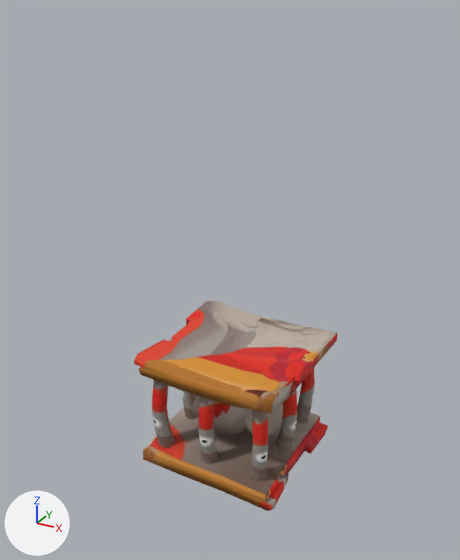
A saved change to the glTF model public/r/3d/minis/angry-chickens.glb.
Rendered twice from a 50 mm camera at (2.07, -3.89, 3.48) aimed at (-0.03, -0.07, 1.57). Arrows for +X, +Y and +Z are at lower left; the lights stay in place. The older version comes first. Vertices at exactly the same position are counted once.

In view in the first picture: 'angry-chickens'.
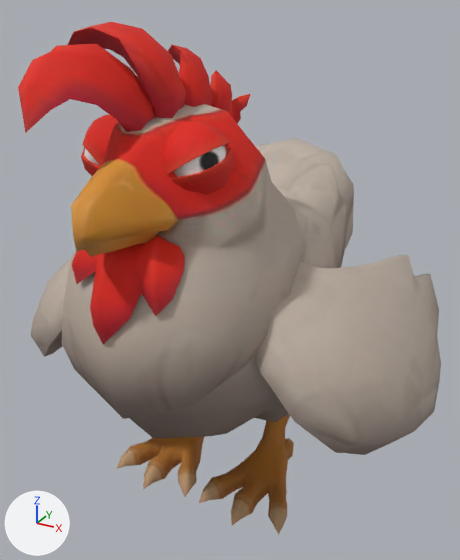
Changed parts and their boxes [x1, y1, x2, y2] in the pictures (460 x 560 px; the box of a moved part takes in the faces that stretch with it):
'angry-chickens', reshaped (108% wider, 143% taller)
    before: [134, 301, 337, 511]
    after: [18, 22, 441, 534]
part 1 of me_angry_chickens, moved or reshaped
    before: [213, 401, 249, 435]
    after: [61, 104, 354, 534]
part 2 of me_angry_chickens, moved or reshaped (not visible before)
    after: [163, 122, 230, 174]
part 3 of me_angry_chickens, moved or reshaped (not visible before)
    after: [82, 115, 117, 165]
part 4 of me_angry_chickens, moved or reshaped
    before: [214, 403, 230, 418]
    after: [72, 235, 185, 344]
part 5 of me_angry_chickens, moved or reshaped (not visible before)
    after: [68, 22, 186, 118]
part 6 of me_angry_chickens, moved or reshaped
    before: [243, 403, 283, 437]
    after: [253, 255, 441, 455]
part 7 of me_angry_chickens, moved or reshaped (mostly hidden before)
    before: [192, 396, 200, 417]
    after: [31, 255, 73, 357]
part 8 of me_angry_chickens, moved or reshaped (not visible before)
    after: [171, 148, 234, 195]
part 9 of me_angry_chickens, moved or reshaped (not visible before)
    after: [81, 149, 99, 176]
part 10 of me_angry_chickens, moved or reshaped (not visible before)
    after: [18, 44, 155, 133]
part 11 of me_angry_chickens, moved or reshaped (not visible before)
    after: [168, 44, 212, 107]
part 12 of me_angry_chickens, moved or reshaped (not visible before)
    after: [210, 70, 232, 113]
part 13 of me_angry_chickens, moved or reshaped (not visible before)
    after: [229, 94, 250, 124]
part 14 of me_angry_chickens, moved or reshaped (not visible before)
    after: [84, 232, 158, 257]
part 15 of me_angry_chickens, moved or reshaped (not visible before)
    after: [84, 147, 100, 165]
part 16 of me_angry_chickens, moved or reshaped (not visible before)
    after: [174, 145, 227, 177]
part 17 of me_angry_chickens, deleted
    before: [134, 301, 337, 511]

Diff of the bpy script that builds the scene:
```diff
--- a/public/r/3d/minis/angry-chickens.glb.py
+++ b/public/r/3d/minis/angry-chickens.glb.py
@@ me_angry_chickens @@
-me_angry_chickens.from_pydata(...)  # 1416 vertices, 2567 faces; spans x -0.633..0.633, y -0.574..0.574, z 0.0..1.015
-me_angry_chickens.materials.append(mat_angry_chickens_mat)  # picture img_image_0
+me_angry_chickens.from_pydata(...)  # 950 vertices, 1771 faces; spans x -1.561..1.561, y -1.7..1.7, z 0.0..3.372
+# me_angry_chickens part 1: the loose piece of 400 vertices spanning x -0.217..0.187, y -0.365..0.492, z 0.046..0.797 is multiplied about its middle by the matrix ((3.963, 0.0, 0.0), (0.0, 3.963, 0.0), (0.0, 0.0, 3.963)), then moved by (0.015, -0.064, 1.067), in mat_angrychickens_model_mat (picture img_image_0)
+# me_angry_chickens part 2: the loose piece of 33 vertices spanning x -0.002..0.096, y -0.24..-0.134, z 0.694..0.775 is scaled about its middle by 3.96, then moved by (0.198, -0.806, 1.995), in mat_angrychickens_model_mat (picture img_image_0)
+# me_angry_chickens part 3: the loose piece of 33 vertices spanning x -0.126..-0.028, y -0.24..-0.134, z 0.694..0.775 is scaled about its middle by 3.96, then moved by (-0.168, -0.806, 1.995), in mat_angrychickens_model_mat (picture img_image_0)
+# me_angry_chickens part 4: the loose piece of 39 vertices spanning x -0.101..0.071, y -0.344..-0.207, z 0.49..0.635 is scaled about its middle by 3.96, then moved by (0.014, -1.069, 1.485), in mat_angrychickens_model_mat (picture img_image_0)
+# me_angry_chickens part 5: the loose piece of 35 vertices spanning x -0.158..0.032, y -0.229..-0.12, z 0.754..0.897 is scaled about its middle by 3.96, then moved by (-0.128, -0.768, 2.264), in mat_angrychickens_model_mat (picture img_image_0)
+# me_angry_chickens part 6: the loose piece of 58 vertices spanning x 0.06..0.379, y -0.203..0.316, z 0.264..0.557 is scaled about its middle by 3.96, then moved by (0.71, -0.084, 1.034), in mat_angrychickens_model_mat (picture img_image_0)
+# me_angry_chickens part 7: the loose piece of 58 vertices spanning x -0.409..-0.09, y -0.203..0.316, z 0.264..0.557 is scaled about its middle by 3.96, then moved by (-0.68, -0.084, 1.034), in mat_angrychickens_model_mat (picture img_image_0)
+# me_angry_chickens part 8: the loose piece of 33 vertices spanning x -0.002..0.103, y -0.239..-0.134, z 0.668..0.738 is scaled about its middle by 3.96, then moved by (0.21, -0.804, 1.902), in mat_angrychickens_model_mat (picture img_image_0)
+# me_angry_chickens part 9: the loose piece of 33 vertices spanning x -0.133..-0.028, y -0.239..-0.134, z 0.668..0.738 is scaled about its middle by 3.96, then moved by (-0.18, -0.804, 1.902), in mat_angrychickens_model_mat (picture img_image_0)
+# me_angry_chickens part 10: the loose piece of 30 vertices spanning x -0.114..0.003, y -0.347..-0.181, z 0.751..0.872 is scaled about its middle by 3.96, then moved by (-0.105, -1.034, 2.223), in mat_angrychickens_model_mat (picture img_image_0)
+# me_angry_chickens part 11: the loose piece of 30 vertices spanning x -0.067..0.03, y -0.147..-0.051, z 0.747..0.865 is scaled about its middle by 3.96, then moved by (0.004, -0.546, 2.207), in mat_angrychickens_model_mat (picture img_image_0)
+# me_angry_chickens part 12: the loose piece of 21 vertices spanning x -0.031..0.012, y -0.051..0.015, z 0.74..0.82 is scaled about its middle by 3.96, then moved by (0.031, -0.306, 2.131), in mat_angrychickens_model_mat (picture img_image_0)
+# me_angry_chickens part 13: the loose piece of 24 vertices spanning x -0.036..0.023, y -0.039..0.034, z 0.715..0.785 is scaled about its middle by 3.96, then moved by (0.04, -0.26, 2.04), in mat_angrychickens_model_mat (picture img_image_0)
+# me_angry_chickens part 14: the loose piece of 19 vertices spanning x -0.079..0.049, y -0.357..-0.208, z 0.602..0.657 is scaled about its middle by 3.96, then moved by (0.015, -1.089, 1.682), in mat_angrychickens_model_mat (picture img_image_0)
+# me_angry_chickens part 15: the loose piece of 41 vertices spanning x -0.128..-0.041, y -0.234..-0.14, z 0.673..0.769 is scaled about its middle by 3.96, then moved by (-0.192, -0.807, 1.956), in mat_angrychickens_model_mat (picture img_image_0)
+# me_angry_chickens part 16: the loose piece of 41 vertices spanning x 0.011..0.098, y -0.234..-0.14, z 0.673..0.769 is scaled about its middle by 3.96, then moved by (0.222, -0.807, 1.956), in mat_angrychickens_model_mat (picture img_image_0)
+# me_angry_chickens part 17: 10 loose pieces with 466 vertices, spanning x -0.633..0.633, y -0.574..0.574, z 0.0..1.015, are deleted
+# other edits to the shape of me_angry_chickens do not show in these pictures
+me_angry_chickens.materials.append(mat_angrychickens_model_mat)  # picture img_image_0
```
